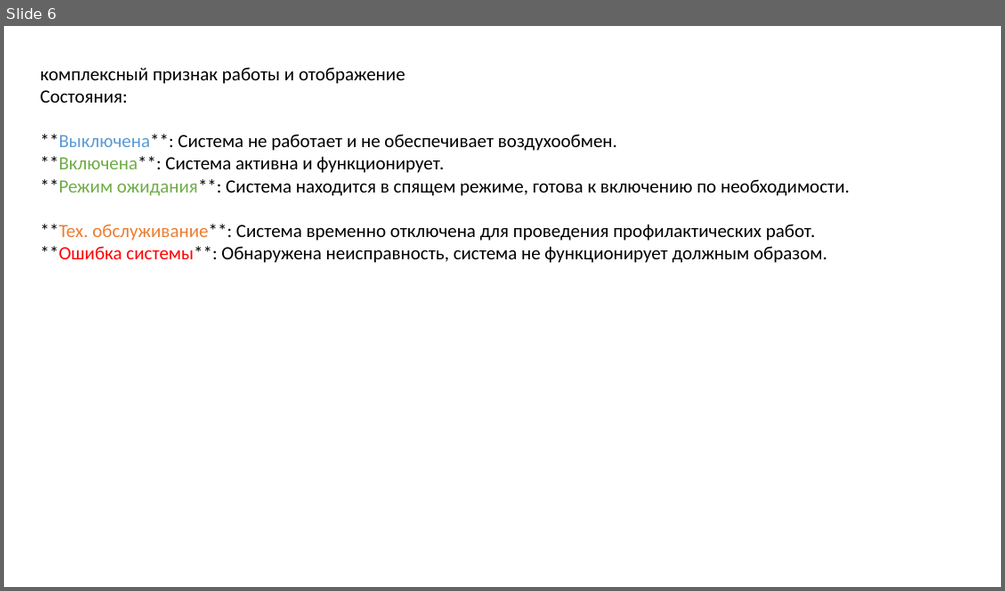
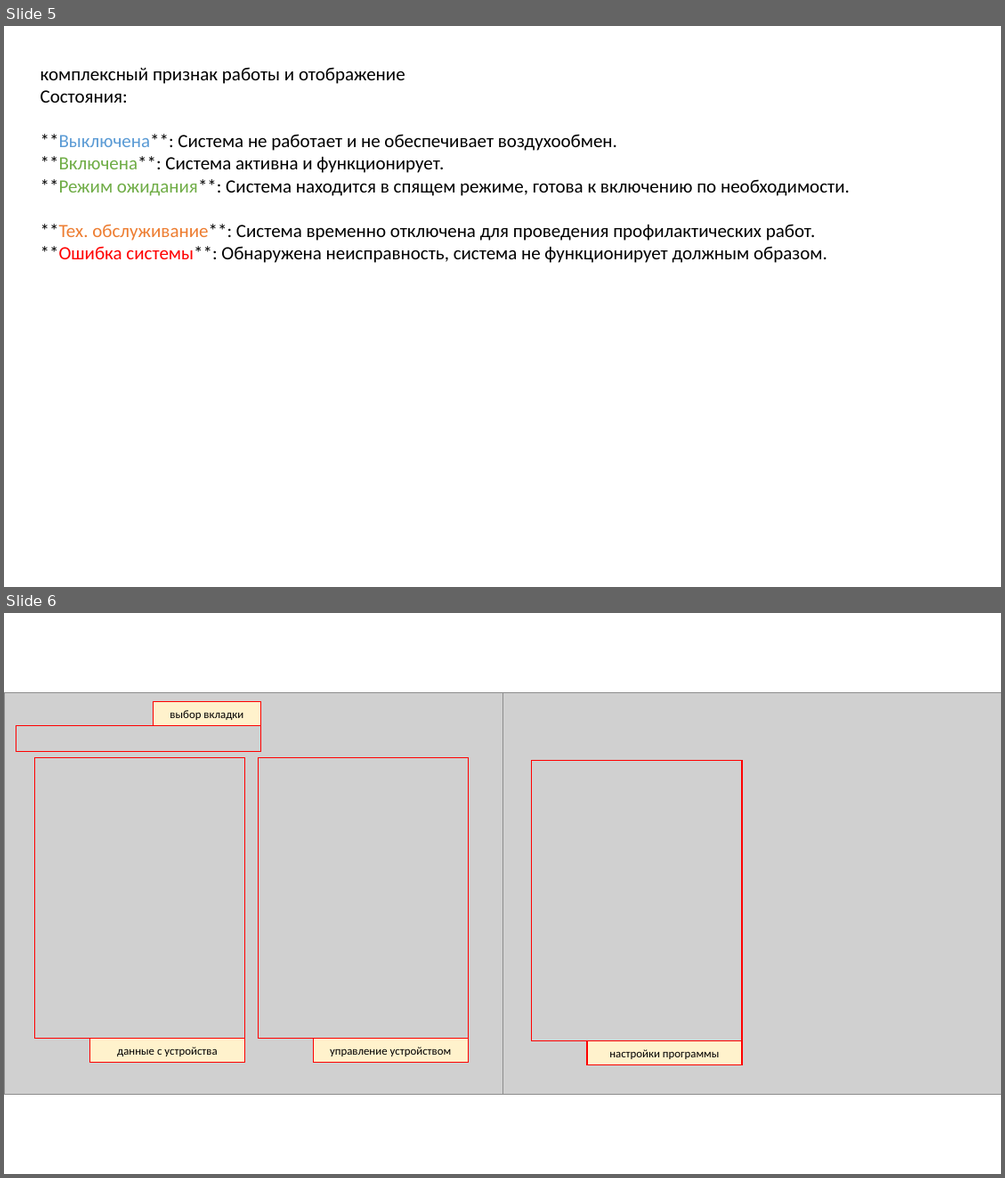
Before and after one commit to KiselkovD/test_case_air_conditioning, a slide deck: docs/sketch.pptx. Shown one above the other, each under a label of ours: slide 6 before the commit, slides 5 and 6 after it. The pictures are 1005x591 and 1005x1178 pixels, drawn with LibreOffice and Linux fonts; fonts in the diff are those of the drawing; grey boxes stand for pictures. Boxes give left, top, right and bottom in pixels: in the first picture for what was removed or moved away, otherwise in the second. Text is boxed around its words. In the diff, an @@ line names an element or a change of style, - is before the commit and + after.

```diff
--- a/docs/sketch.pptx
+++ b/docs/sketch.pptx
@@ slide 6 added at box(4, 613, 1001, 1174), background #FFFFFF @@
@@ rectangle added at box(153, 701, 261, 725), fill #FFF2CC, outline #FF0000 1 pt, 11 pt, text #000000 @@
+выбор вкладки
@@ group added at box(4, 692, 1001, 1094): 4 rectangles, 2 pictures @@
@@ rectangle added at box(90, 1038, 245, 1062), fill #FFF2CC, outline #FF0000 1 pt, 11 pt, text #000000 @@
+данные с устройства
@@ rectangle added at box(314, 1038, 469, 1062), fill #FFF2CC, outline #FF0000 1 pt, 11 pt, text #000000 @@
+управление устройством
@@ rectangle added at box(587, 1041, 742, 1064), fill #FFF2CC, outline #FF0000 1 pt, 11 pt, text #000000 @@
+настройки программы
@@ what was slide 6 is now slide 5 @@
```
Also in this commit, not shown: 1 other slide added, 1 slide removed, 6 other files.
